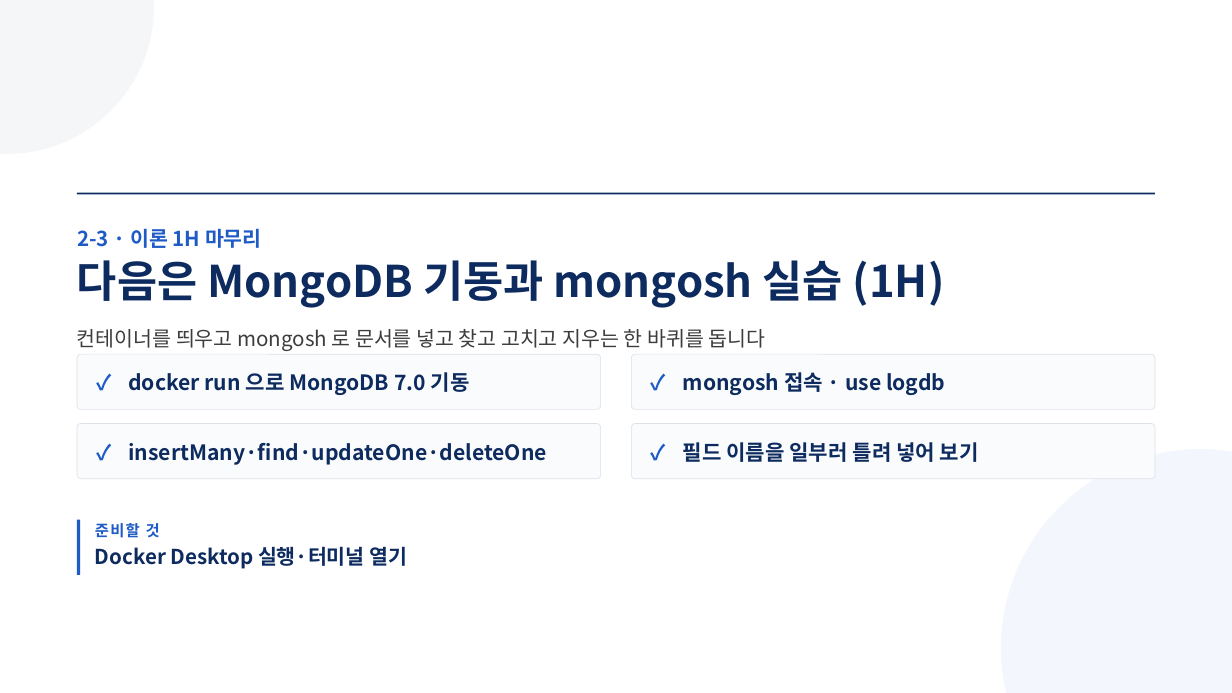
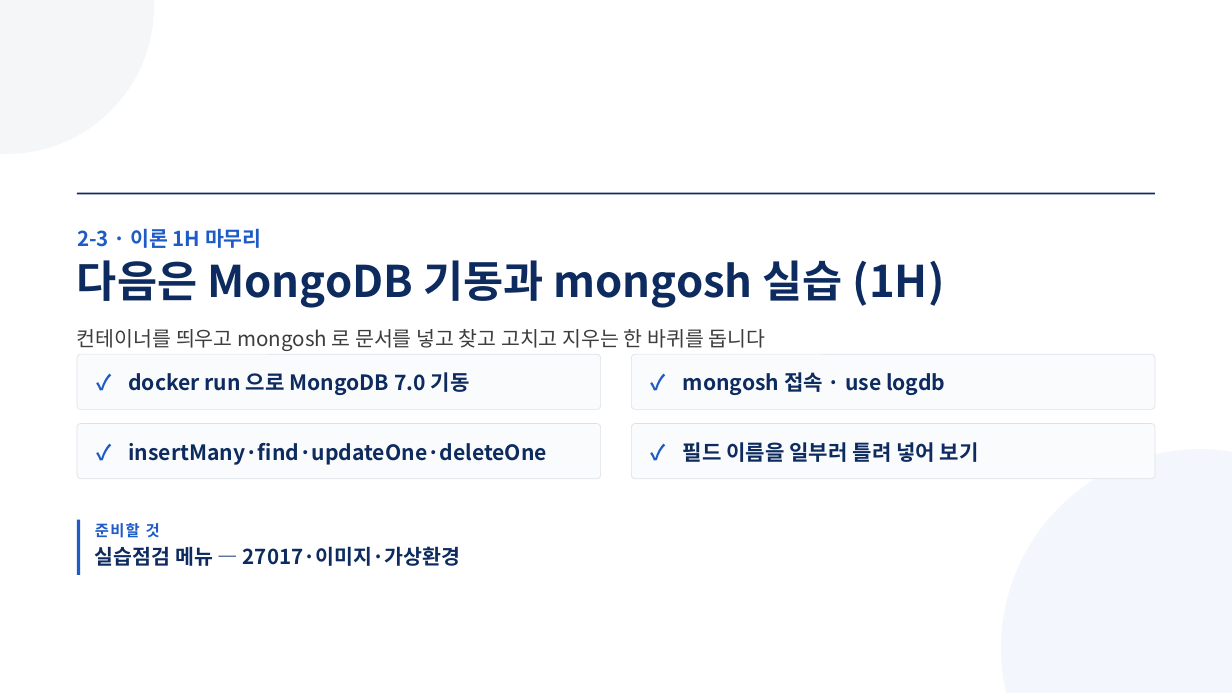
Before and after one commit to aebonlee/materials, a slide deck: slide 11 of data-eng/decks/w2d3s1.pptx. Drawn at 1232x693 pixels with LibreOffice and Linux fonts; fonts in the diff are those of the drawing. Boxes give left, top, right and bottom in pixels: in the first picture for what was removed or moved away, otherwise in the second. Text is boxed around its words. In the diff, an @@ line names an element or a change of style, - is before the commit and + after.

```diff
--- a/data-eng/decks/w2d3s1.pptx
+++ b/data-eng/decks/w2d3s1.pptx
@@ text at [95, 546, 460, 566]: text changed @@
-Docker Desktop 실행·터미널 열기
+실습점검 메뉴 — 27017·이미지·가상환경
```
Also in this commit, not shown: 1 other slide changed, 9 other files.
